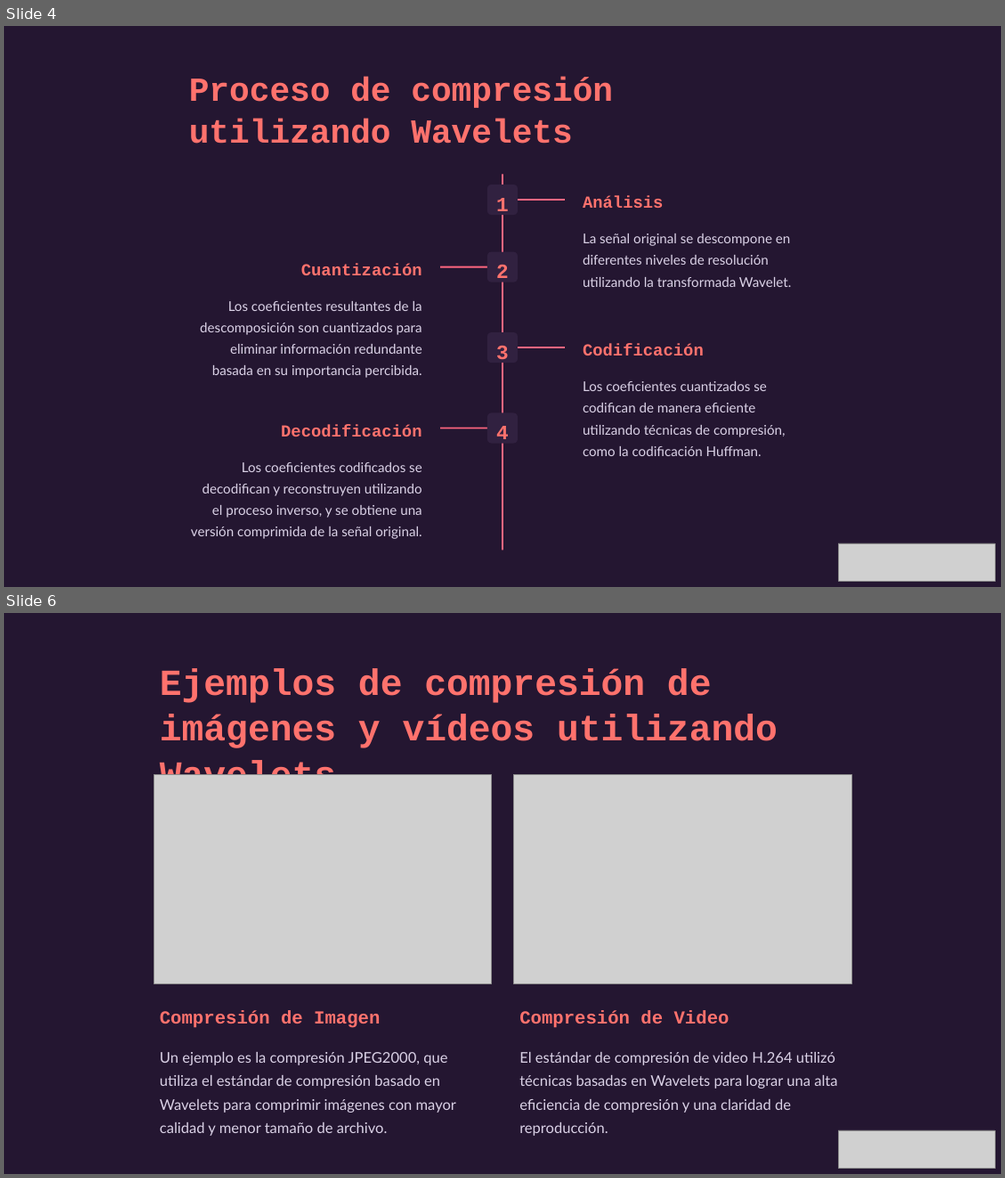
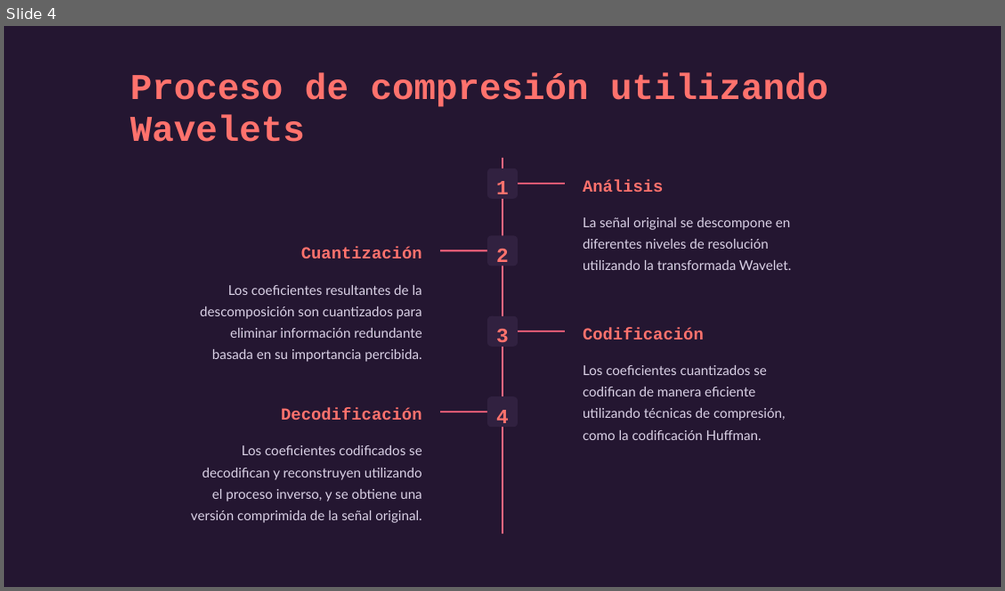
Before and after one commit to arieme1/Trabajo_Comprension_Imagenes, a slide deck: Compresion-de-imagenes-y-videos-via-Wavelets.pptx. Shown one above the other, each under a label of ours: slides 4 and 6 before the commit, slide 4 after it; the slides between them are not shown. The pictures are 1005x1178 and 1005x591 pixels, drawn with LibreOffice and Linux fonts; fonts in the diff are those of the drawing; grey boxes stand for pictures. Boxes give left, top, right and bottom in pixels: in the first picture for what was removed or moved away, otherwise in the second. Text is boxed around its words. In the diff, an @@ line names an element or a change of style, - is before the commit and + after.

Commit message:
Actualización del PowePoint y del programa de compresión sencillo

```diff
--- a/Compresion-de-imagenes-y-videos-via-Wavelets.pptx
+++ b/Compresion-de-imagenes-y-videos-via-Wavelets.pptx
@@ slide 6 removed at (4, 613, 1001, 1174), background #FFFFFF @@
@@ rectangle removed at (4, 613, 1001, 1174) @@
@@ text removed at (160, 668, 777, 775) @@
-Ejemplos de compresión de imágenes y vídeos utilizando Wavelets
@@ picture removed at (154, 774, 491, 983) @@
@@ picture removed at (514, 774, 851, 983) @@
@@ text removed at (160, 1011, 380, 1028) @@
-Compresión de Imagen
@@ text removed at (519, 1011, 729, 1028) @@
-Compresión de Video
@@ text removed at (160, 1052, 456, 1135) @@
-Un ejemplo es la compresión JPEG2000, que utiliza el estándar de compresión basado en Wavelets para comprimir imágenes con mayor calidad y menor tamaño de archivo.
@@ text removed at (519, 1052, 837, 1135) @@
-El estándar de compresión de video H.264 utilizó técnicas basadas en Wavelets para lograr una alta eficiencia de compresión y una claridad de reproducción.
@@ picture removed at (838, 1130, 995, 1167) @@
@@ slide 4 changed as well @@
@@ text "Proceso de compresión utilizando Wavelets": place and size @@
-text "Proceso de compresión utilizando Wavelets" at (189, 77, 613, 143)
+text "Proceso de compresión utilizando Wavelets" at (130, 72, 828, 142)
@@ text "Proceso de compresión utilizando Wavelets" at (130, 72, 828, 142): size 38.9 to 42 pt @@
@@ 12 texts, 5 rectangles, 4 rounded rectangles: place and size @@
-12 texts, 5 rectangles, 4 rounded rectangles at (191, 175, 791, 550)
+12 texts, 5 rectangles, 4 rounded rectangles at (191, 158, 791, 533)
@@ picture removed at (838, 543, 995, 580) @@
```
Also in this commit, not shown: 6 other slides changed, 2 slides added, 1 other file.
